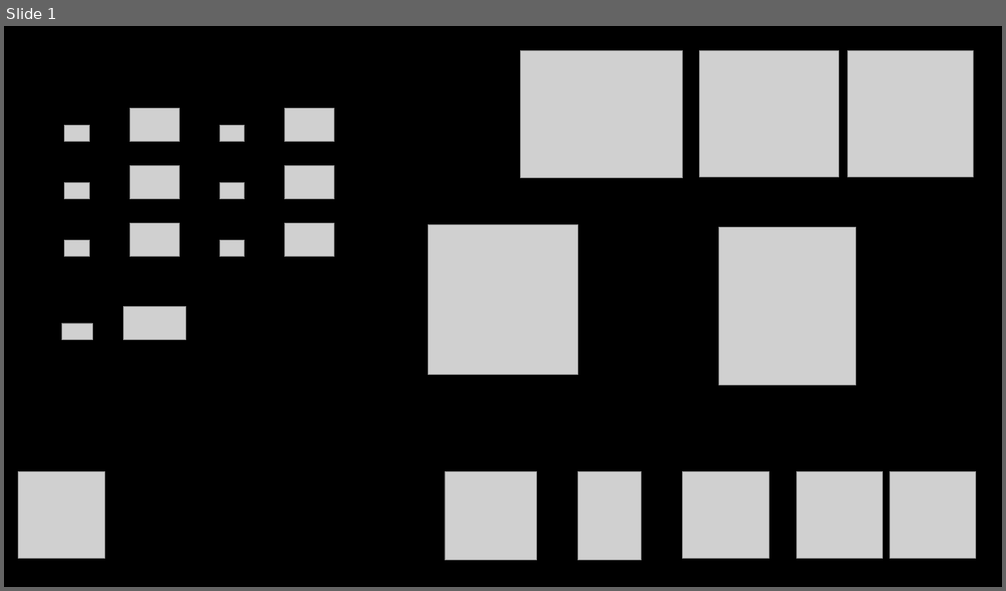
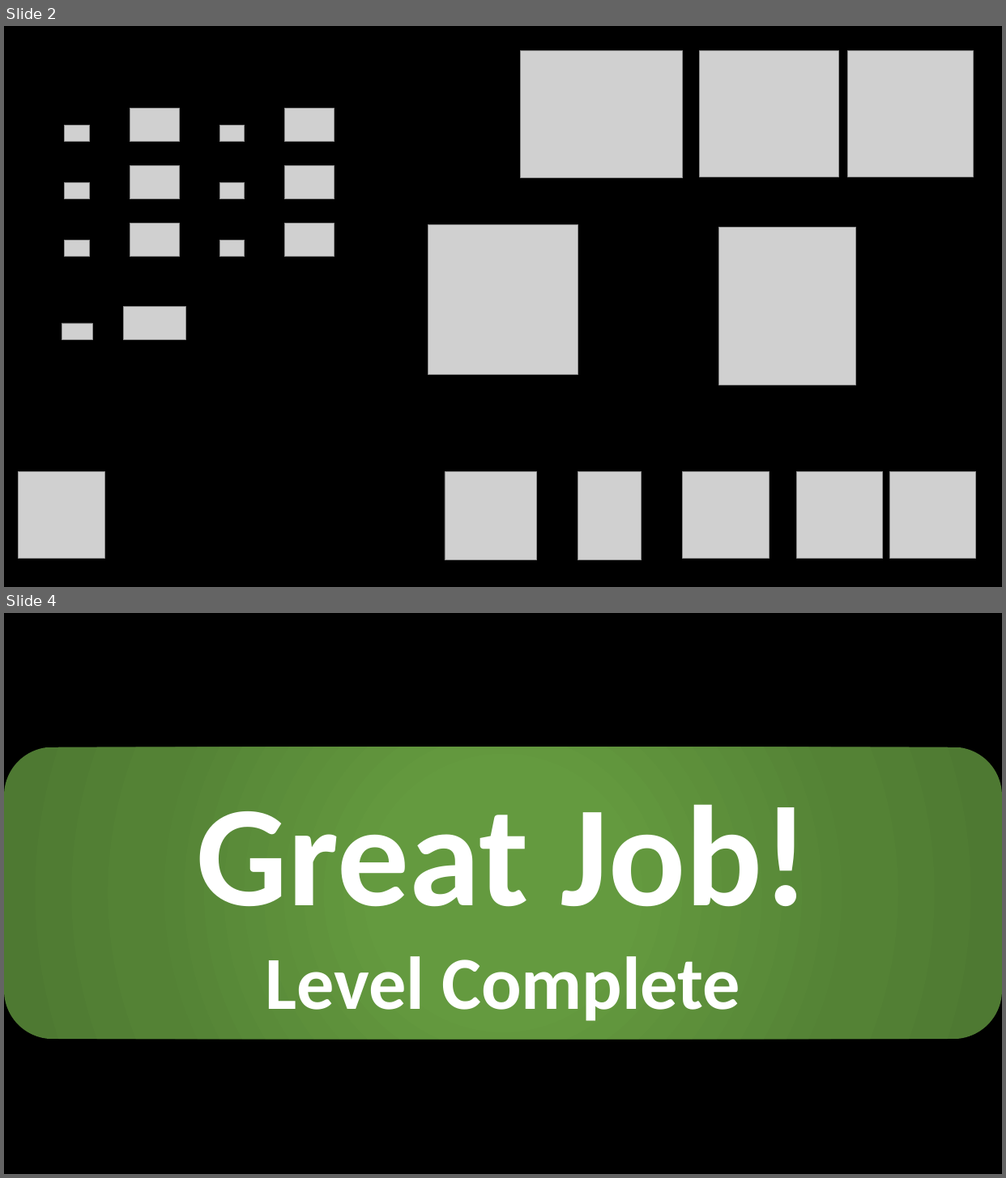
Before and after one commit to dmaulikr/DrinkPoint, a slide deck: Supporting Items/Images/DrinkPoint PowerPoint.pptx. Shown one above the other, each under a label of ours: slide 1 before the commit, slides 2 and 4 after it; the slides between them are not shown. The pictures are 1006x591 and 1006x1178 pixels, drawn with LibreOffice and Linux fonts; fonts in the diff are those of the drawing; grey boxes stand for pictures. Boxes give left, top, right and bottom in pixels: in the first picture for what was removed or moved away, otherwise in the second. Text is boxed around its words. In the diff, an @@ line names an element or a change of style, - is before the commit and + after.

```diff
--- a/Supporting Items/Images/DrinkPoint PowerPoint.pptx
+++ b/Supporting Items/Images/DrinkPoint PowerPoint.pptx
@@ slide 4 added at box(4, 613, 1002, 1174), background #000000 @@
@@ rounded rectangle added at box(4, 747, 1002, 1039), fill gradient #649A3F to #548235 to #4E7932, 72 pt, text #FFFFFF, bold @@
+Great Job!
+Level Complete
@@ what was slide 1 is now slide 2 @@
```
Also in this commit, not shown: 2 other slides added, 11 other files.
